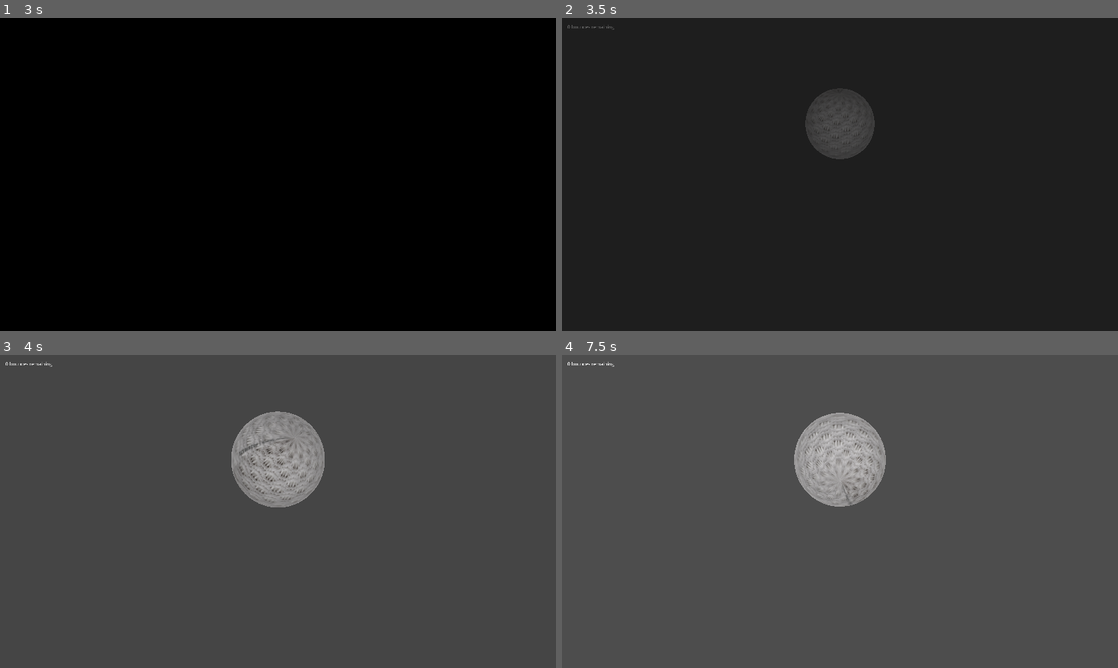
Above: before the commit, frames 1-4 (two rows, left to right).
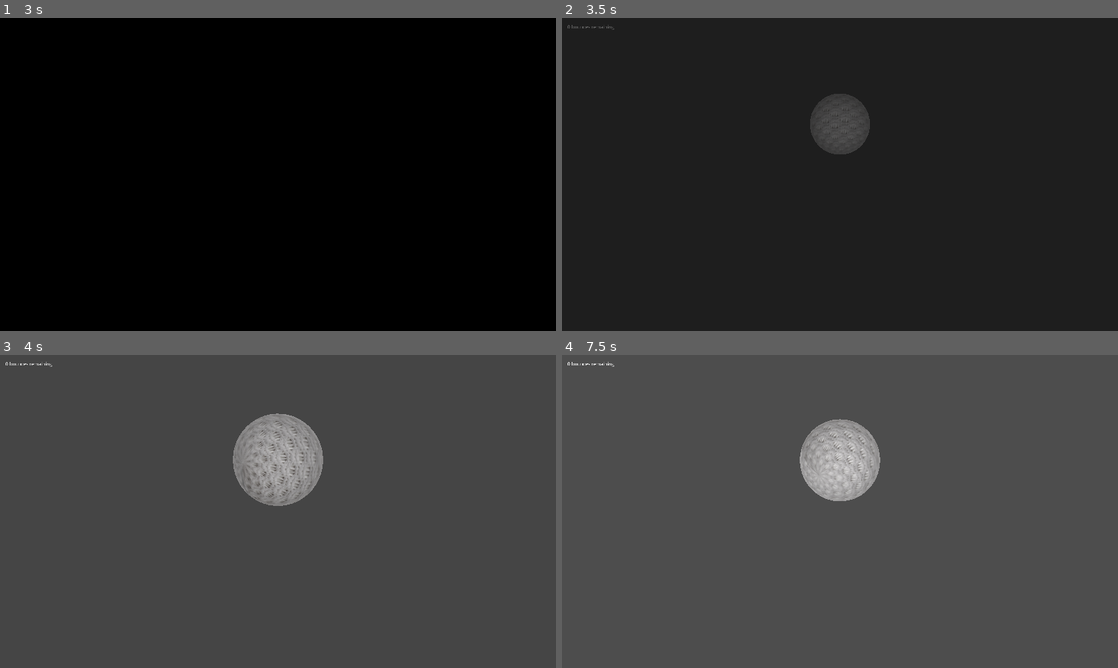
Above: after the commit, the same moments.

Repository: boredchef/bounce-back
Game: Godot game, scene res://Function Scenes (Menu, UI, etc)/Menu/menu.tscn
Two runs of this game, one before a commit and one after it. Both use one fixed random seed, a clock stepped at 60 frames per second and the inputs below.
Inputs (mouse positions are in pixels of both pictures, inside the frame that each line leads up to):
- Up to frame 1 (3 s): click "Play" at 0.5 s; click (55, 143) at 1.25 s; hold D (Right) 2.03-2.78 s; tap Enter at 2.75 s; hold S (Down) from 2.78 s (still down)
- Up to frame 2 (3.5 s): keep holding S (Down)
- Up to frame 3 (4 s): release S (Down) at 3.53 s; hold D (Right) from 3.53 s (still down)
- Up to frame 4 (7.5 s): release D (Right) at 4.28 s; hold W (Up) 4.28-5.03 s; hold A (Left) 5.03-6.53 s; hold S (Down) 6.53-7.28 s; hold D (Right) from 7.28 s (still down)

Frame 1 is identical in both runs. In frame 2, 0.5% of the frame differs, in the area x 43-57%, y 22-46%; in frame 3, 1.2%; in frame 4, 1.8%, in the area x 41-59%, y 18-49%.

Commit message:
finjamin is still asleep

Diff:
--- a/bounce-back/Elements/Player/player.gd
+++ b/bounce-back/Elements/Player/player.gd
@@ -1,11 +1,5 @@
 extends CharacterBody3D
 
-@onready var camera: Camera3D = $Camera3D
-@onready var character: CharacterBody3D = $"."
-func _process(_delta: float) -> void:
-	camera.global_position.x = character.global_position.x
-	camera.global_position.y = character.global_position.y
-	camera.global_position.z = 5
 
 #bounciness
 var gravity: float = ProjectSettings.get_setting("physics/3d/default_gravity")
@@ -16,12 +10,19 @@
 var min_bounce_velocity: float = 1.0
 #horizontal movement
 var max_speed: float = 6.0
-var acceleration: float = 10.0
-var friction: float = 8.0
+var acceleration: float = 5.0
+var friction: float = 5.0
 #ballroll
 var sphere_radius: float = 0.5
 @onready var mesh: MeshInstance3D = $MeshInstance3D
 @onready var previous_position: Vector3 = global_position
+#camera
+@onready var camera: Camera3D = $Camera3D
+@onready var character: CharacterBody3D = $"."
+func _process(_delta: float) -> void:
+	camera.global_position.x = camera.global_position.x
+	camera.global_position.y = character.global_position.y
+	camera.global_position.z = 5
 
 #tracking variables
 var current_bounce: float = 0.5
--- /dev/null
+++ b/bounce-back/camera3d.gd
@@ -0,0 +1,26 @@
+extends Camera3D
+
+# Drag your Player node here in the Inspector
+@export var target: Node3D
+@onready var character_body_3d: CharacterBody3D = $"../CharacterBody3D"
+
+# Higher values = snappier tracking; lower values = heavier, cinematic lag
+@export var turn_speed: float = 5.0
+
+func _process(delta: float) -> void:
+	# Stop if no target is assigned
+	if not target:
+		return
+
+	# Get the direction vector pointing from the camera to the player
+	var direction = target.global_position - global_position
+
+	# Prevent errors if the player walks directly into the camera's exact center
+	if direction.is_zero_approx():
+		return
+
+	# Calculate the rotation needed to look at the player
+	var target_basis = Basis.looking_at(direction, Vector3.UP)
+
+	# Smoothly rotate the camera toward that target rotation
+	global_basis = global_basis.slerp(target_basis, turn_speed * delta)
Not shown, added: bounce-back/camera3d.gd.uid
